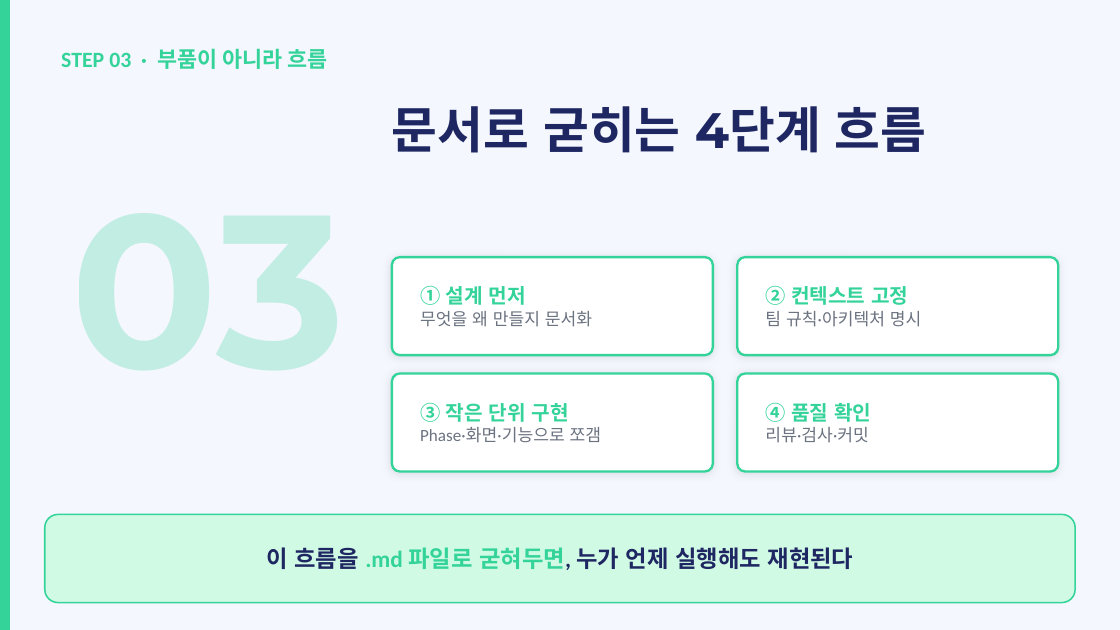
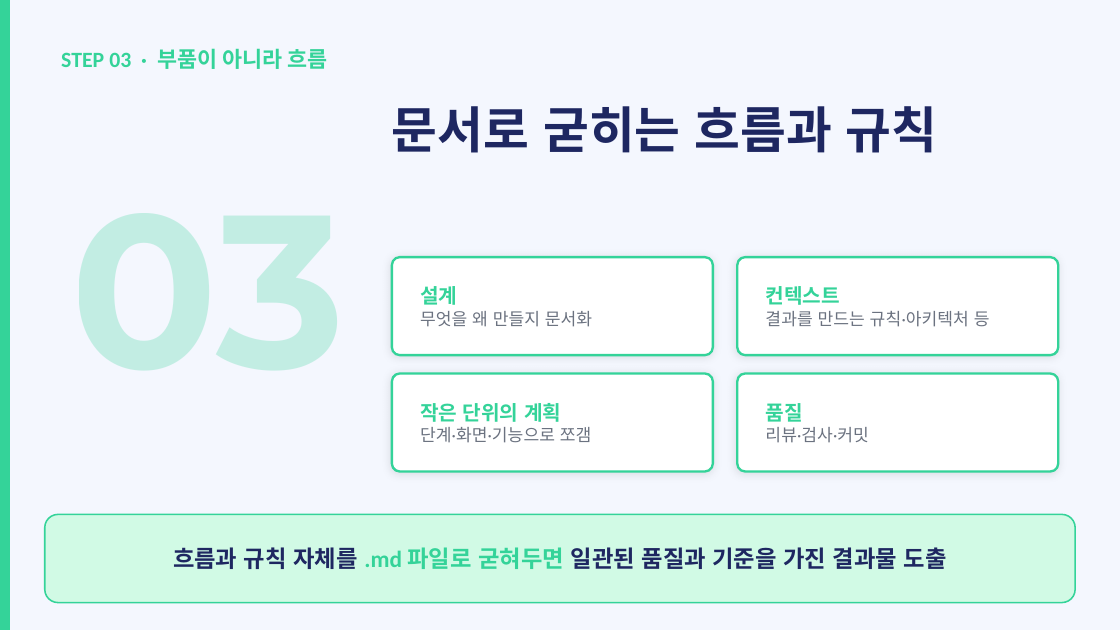
Before and after one commit to hb9397/ai-agent-harness-docs, a slide deck: slide 9 of education/vibe-coding-training/02_개념_서사.pptx. Drawn at 1120x630 pixels with LibreOffice and Linux fonts; fonts in the diff are those of the drawing. Boxes give left, top, right and bottom in pixels: in the first picture for what was removed or moved away, otherwise in the second. Text is boxed around its words. In the diff, an @@ line names an element or a change of style, - is before the commit and + after.

```diff
--- a/education/vibe-coding-training/02_개념_서사.pptx
+++ b/education/vibe-coding-training/02_개념_서사.pptx
@@ text at <box>392,106,938,153</box>: text changed @@
-문서로 굳히는 4단계 흐름
+문서로 굳히는 흐름과 규칙
@@ text at <box>420,286,457,305</box>: text changed @@
-① 설계 먼저
+설계
@@ text at <box>765,286,990,327</box>: text changed @@
-② 컨텍스트 고정
-팀 규칙·아키텍처 명시
+컨텍스트
+결과를 만드는 규칙·아키텍처 등
@@ text at <box>420,403,592,443</box>: text changed @@
-③ 작은 단위 구현
-Phase·화면·기능으로 쪼갬
+작은 단위의 계획
+단계·화면·기능으로 쪼갬
@@ text at <box>765,403,802,422</box>: text changed @@
-④ 품질 확인
+품질
@@ text at <box>173,547,947,569</box>: text changed @@
-이 흐름을 .md 파일로 굳혀두면, 누가 언제 실행해도 재현된다
+흐름과 규칙 자체를 .md 파일로 굳혀두면 일관된 품질과 기준을 가진 결과물 도출
```
Also in this commit, not shown: 7 other slides changed, 3 other files.
